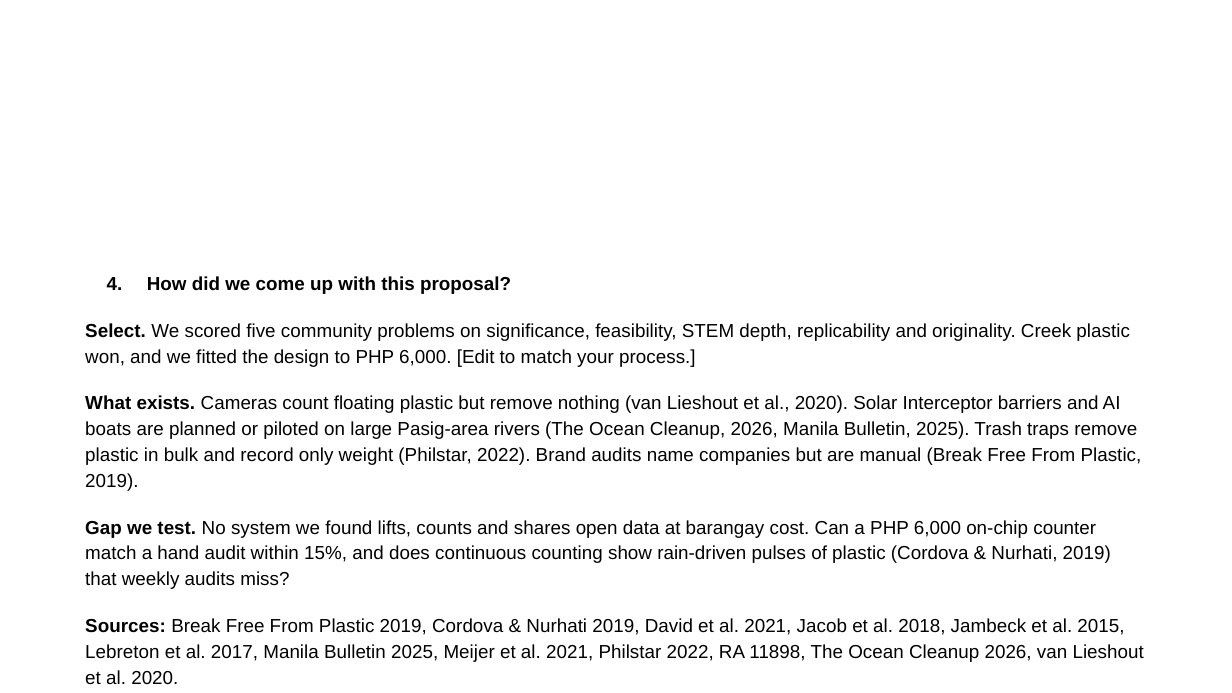
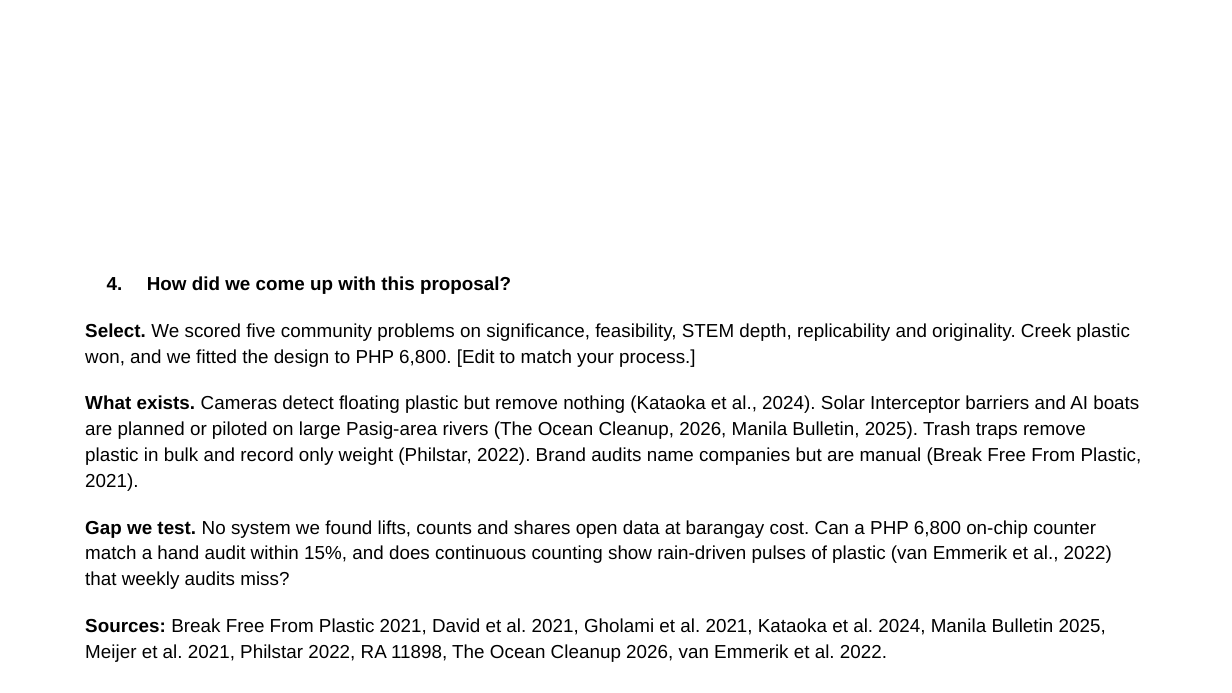
Before and after one commit to tmommu/research, a slide deck: slide 3 of sft_entry/SAGIP_SFT2026_Entry_PPT.pptx. Drawn at 1232x693 pixels with LibreOffice and Linux fonts; fonts in the diff are those of the drawing; background and template pictures are left out. Boxes give left, top, right and bottom in pixels: in the first picture for what was removed or moved away, otherwise in the second. Text is boxed around its words. In the diff, an @@ line names an element or a change of style, - is before the commit and + after.

```diff
--- a/sft_entry/SAGIP_SFT2026_Entry_PPT.pptx
+++ b/sft_entry/SAGIP_SFT2026_Entry_PPT.pptx
@@ text at [85, 323, 1142, 662]: text changed @@
-Select. We scored five community problems on significance, feasibility, STEM depth, replicability and originality. Creek plastic won, and we fitted the design to PHP 6,000. [Edit to match your process.]
-What exists. Cameras count floating plastic but remove nothing (van Lieshout et al., 2020). Solar Interceptor barriers and AI boats are planned or piloted on large Pasig-area rivers (The Ocean Cleanup, 2026, Manila Bulletin, 2025). Trash traps remove plastic in bulk and record only weight (Philstar, 2022). Brand audits name companies but are manual (Break Free From Plastic, 2019).
-Gap we test. No system we found lifts, counts and shares open data at barangay cost. Can a PHP 6,000 on-chip counter match a hand audit within 15%, and does continuous counting show rain-driven pulses of plastic (Cordova & Nurhati, 2019) that weekly audits miss?
-Sources: Break Free From Plastic 2019, Cordova & Nurhati 2019, David et al. 2021, Jacob et al. 2018, Jambeck et al. 2015, Lebreton et al. 2017, Manila Bulletin 2025, Meijer et al. 2021, Philstar 2022, RA 11898, The Ocean Cleanup 2026, van Lieshout et al. 2020.
+Select. We scored five community problems on significance, feasibility, STEM depth, replicability and originality. Creek plastic won, and we fitted the design to PHP 6,800. [Edit to match your process.]
+What exists. Cameras detect floating plastic but remove nothing (Kataoka et al., 2024). Solar Interceptor barriers and AI boats are planned or piloted on large Pasig-area rivers (The Ocean Cleanup, 2026, Manila Bulletin, 2025). Trash traps remove plastic in bulk and record only weight (Philstar, 2022). Brand audits name companies but are manual (Break Free From Plastic, 2021).
+Gap we test. No system we found lifts, counts and shares open data at barangay cost. Can a PHP 6,800 on-chip counter match a hand audit within 15%, and does continuous counting show rain-driven pulses of plastic (van Emmerik et al., 2022) that weekly audits miss?
+Sources: Break Free From Plastic 2021, David et al. 2021, Gholami et al. 2021, Kataoka et al. 2024, Manila Bulletin 2025, Meijer et al. 2021, Philstar 2022, RA 11898, The Ocean Cleanup 2026, van Emmerik et al. 2022.
```
Also in this commit, not shown: 5 other slides changed, 13 other files.
